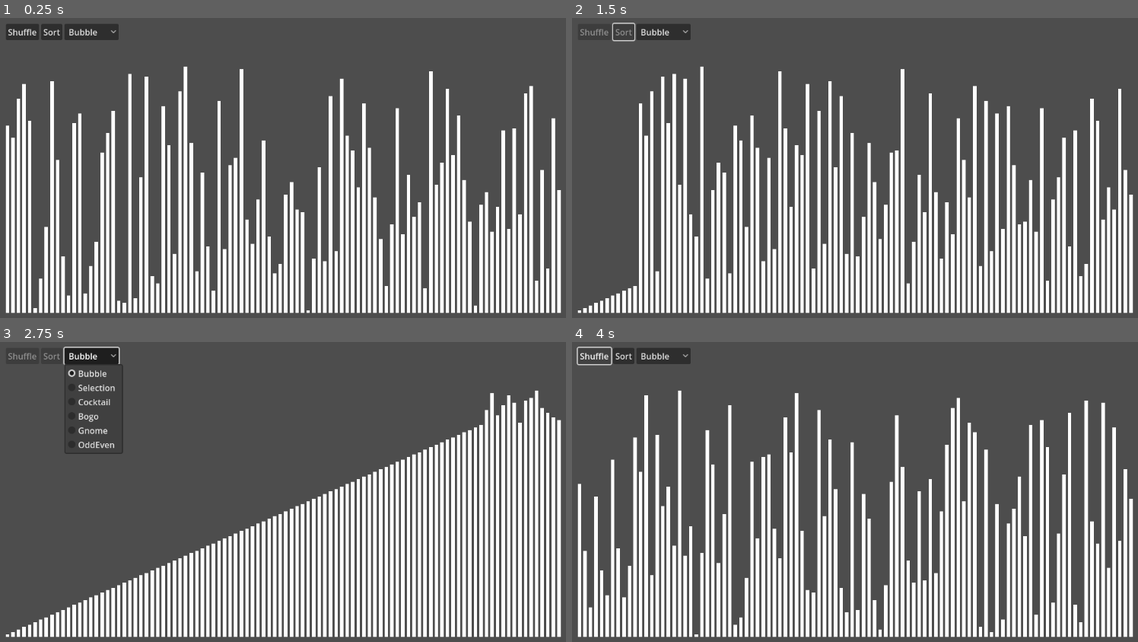
Above: before the commit, frames 1-4 (two rows, left to right).
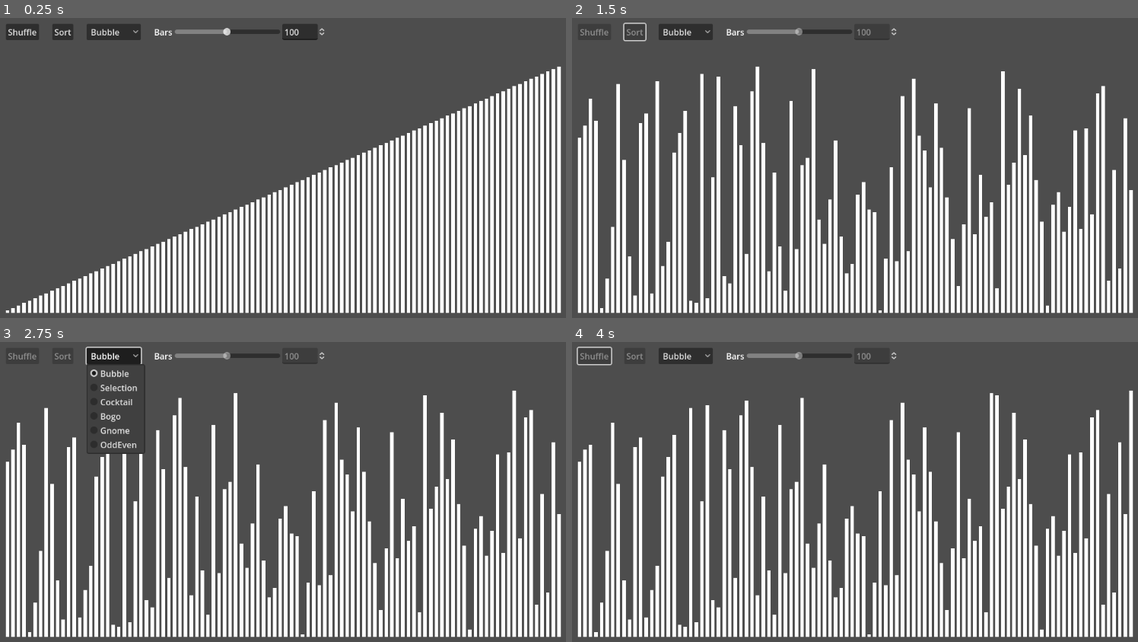
Above: after the commit, the same moments.

Repository: Shuflduf/Sorting-Algorithms-Visualiser
Game: Godot game, scene res://main.tscn
The game is run twice, just before and just after one commit, with the same random seed, the same clock (stepped at 60 frames per second) and the same inputs.
Inputs (mouse positions are in pixels of both pictures, inside the frame that each line leads up to):
- Up to frame 1 (0.25 s): no input
- Up to frame 2 (1.5 s): click "Shuffle" at 0.5 s; click "Sort" at 1.25 s
- Up to frame 3 (2.75 s): click "Bubble" at 2 s
- Up to frame 4 (4 s): click "Bubble" at 2.75 s; click (594, 357) at 3.5 s, where only the run before the commit has a clickable "Shuffle"

The runs differ from the first frame. In frame 1, 20% of the frame differs, in the area x 0-100%, y 2-98%; in frame 2, 19%; in frame 3, 19%; in frame 4, 21%.

Commit message:
bar count ui

Diff:
--- a/main.gd
+++ b/main.gd
@@ -11,23 +11,31 @@
 var max_size: int
 
 func get_max_size() -> int:
+	var temp_bar: Panel = bar_scene.instantiate()
+	temp_bar.size_flags_vertical = Control.SIZE_FILL
+	%Bars.add_child(temp_bar)
 	await get_tree().process_frame
-	var m = %Bar.size.y
-	%Bar.queue_free()
+	var m = temp_bar.size.y
+	temp_bar.queue_free()
+	print(m)
 	return m
 
 # Called when the node enters the scene tree for the first time.
 func _ready() -> void:
 	max_size = await get_max_size()
+	populate_bars()
+
+	await get_tree().process_frame
+
+func populate_bars():
+	for i in %Bars.get_children():
+		i.queue_free()
+
 	for i in count:
 		var height = float(i + 1) / float(count)
 		var new_bar: Panel = bar_scene.instantiate()
 		%Bars.add_child(new_bar)
 		new_bar.custom_minimum_size.y = height * max_size
-
-	await get_tree().process_frame
-	shuffle_bars()
-	#so
 
 func sort():
 	sort_started.emit()
--- a/main.tscn
+++ b/main.tscn
@@ -41,8 +41,9 @@
 
 [node name="UI" type="HBoxContainer" parent="MarginContainer/VBoxContainer" node_paths=PackedStringArray("buttons_to_disable")]
 layout_mode = 2
+theme_override_constants/separation = 25
 script = ExtResource("3_8a123")
-buttons_to_disable = [NodePath("Shuffle"), NodePath("Sort")]
+buttons_to_disable = [NodePath("Shuffle"), NodePath("Sort"), NodePath("Bars/BarsSlide"), NodePath("Bars/BarsNum")]
 
 [node name="Shuffle" type="Button" parent="MarginContainer/VBoxContainer/UI"]
 layout_mode = 2
@@ -55,14 +56,30 @@
 [node name="Options" type="OptionButton" parent="MarginContainer/VBoxContainer/UI"]
 unique_name_in_owner = true
 layout_mode = 2
-selected = 0
+
+[node name="Bars" type="HBoxContainer" parent="MarginContainer/VBoxContainer/UI"]
+layout_mode = 2
+
+[node name="Label" type="Label" parent="MarginContainer/VBoxContainer/UI/Bars"]
+layout_mode = 2
+text = "Bars"
+
+[node name="BarsSlide" type="HSlider" parent="MarginContainer/VBoxContainer/UI/Bars"]
+unique_name_in_owner = true
+custom_minimum_size = Vector2(200, 0)
+layout_mode = 2
+size_flags_vertical = 4
+min_value = 2.0
+max_value = 200.0
+value = 2.0
+
+[node name="BarsNum" type="SpinBox" parent="MarginContainer/VBoxContainer/UI/Bars"]
+layout_mode = 2
+min_value = 2.0
+max_value = 200.0
+value = 2.0
 
 [node name="Bars" type="HBoxContainer" parent="MarginContainer/VBoxContainer"]
-unique_name_in_owner = true
-layout_mode = 2
-size_flags_vertical = 3
-
-[node name="Bar" parent="MarginContainer/VBoxContainer/Bars" instance=ExtResource("2_kwv4r")]
 unique_name_in_owner = true
 layout_mode = 2
 size_flags_vertical = 3
@@ -88,6 +105,9 @@
 [node name="OddEven" type="Node" parent="Sorters"]
 script = ExtResource("8_m7avv")
 
+[connection signal="resized" from="." to="." method="_on_resized"]
 [connection signal="pressed" from="MarginContainer/VBoxContainer/UI/Shuffle" to="MarginContainer/VBoxContainer/UI" method="_on_shuffle_pressed"]
 [connection signal="pressed" from="MarginContainer/VBoxContainer/UI/Sort" to="MarginContainer/VBoxContainer/UI" method="_on_sort_pressed"]
 [connection signal="item_selected" from="MarginContainer/VBoxContainer/UI/Options" to="MarginContainer/VBoxContainer/UI" method="_on_options_item_selected"]
+[connection signal="value_changed" from="MarginContainer/VBoxContainer/UI/Bars/BarsSlide" to="MarginContainer/VBoxContainer/UI" method="_on_bars_slide_value_changed"]
+[connection signal="value_changed" from="MarginContainer/VBoxContainer/UI/Bars/BarsNum" to="MarginContainer/VBoxContainer/UI" method="_on_bars_num_value_changed"]
--- a/ui.gd
+++ b/ui.gd
@@ -2,7 +2,7 @@
 
 @onready var options: OptionButton = %Options
 
-@export var buttons_to_disable: Array[Button]
+@export var buttons_to_disable: Array[Control]
 
 func populate_options():
 	for i in %Sorters.get_children():
@@ -10,16 +10,24 @@
 
 func _ready() -> void:
 	populate_options()
+	_on_options_item_selected(0)
+	%BarsSlide.value = owner.count
 	owner.sort_started.connect(disable_buttons)
 	owner.sorted.connect(enable_buttons)
 
 func enable_buttons():
 	for i in buttons_to_disable:
-		i.disabled = false
+		if i is Button:
+			i.disabled = false
+		elif i is Slider or i is SpinBox:
+			i.editable = true
 
 func disable_buttons():
 	for i in buttons_to_disable:
-		i.disabled = true
+		if i is Button:
+			i.disabled = true
+		elif i is Slider or i is SpinBox:
+			i.editable = false
 
 func _on_shuffle_pressed() -> void:
 	owner.shuffle_bars()
@@ -31,3 +39,13 @@
 
 func _on_options_item_selected(index: int) -> void:
 	owner.sorter = %Sorters.get_child(index)
+
+
+func _on_bars_slide_value_changed(value: float) -> void:
+	owner.count = value
+	owner.populate_bars()
+	$Bars/BarsNum.value = value
+
+
+func _on_bars_num_value_changed(value: float) -> void:
+	%BarsSlide.value = value
